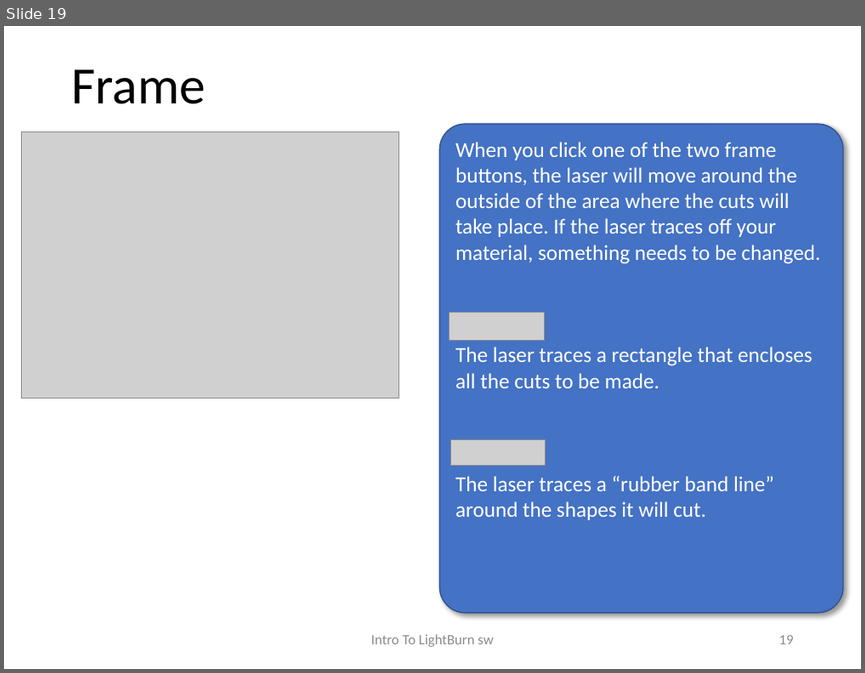
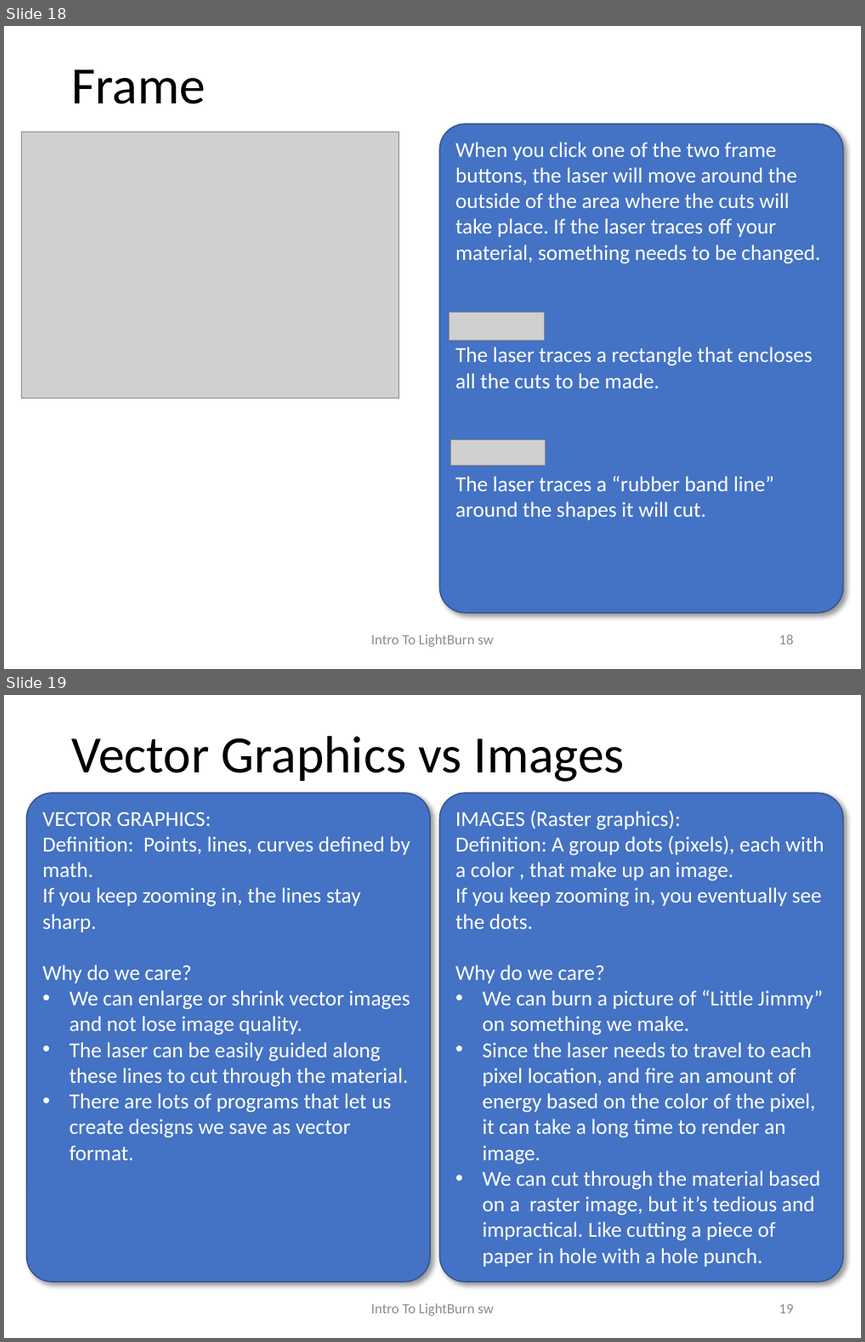
Before and after one commit to BainbridgeArtisanResourceNetwork/ETA-Documents, a slide deck: Intro to LightBurn.pptx. Shown one above the other, each under a label of ours: slide 19 before the commit, slides 18 and 19 after it. The pictures are 865x673 and 865x1342 pixels, drawn with LibreOffice and Linux fonts; fonts in the diff are those of the drawing; grey boxes stand for pictures. Boxes give left, top, right and bottom in pixels: in the first picture for what was removed or moved away, otherwise in the second. Text is boxed around its words. In the diff, an @@ line names an element or a change of style, - is before the commit and + after.

Commit message:
Add files via upload
Added sections on images, dithering, and tracing

```diff
--- a/Intro to LightBurn.pptx
+++ b/Intro to LightBurn.pptx
@@ slide 19 added at (x1=4, y1=695, x2=861, y2=1338), background #FFFFFF @@
@@ title added at (x1=71, y1=736, x2=624, y2=782), 44 pt, text #000000 @@
+Vector Graphics vs Images
@@ rounded rectangle added at (x1=26, y1=793, x2=430, y2=1281), fill #4472C4, outline #325491 1 pt, 18 pt, text #FFFFFF @@
+VECTOR GRAPHICS:
+Definition: Points, lines, curves defined by math.
+If you keep zooming in, the lines stay sharp.
+Why do we care?
+• We can enlarge or shrink vector images and not lose image quality.
+• The laser can be easily guided along these lines to cut through the material.
+• There are lots of programs that let us create designs we save as vector format.
@@ rounded rectangle added at (x1=439, y1=793, x2=843, y2=1281), fill #4472C4, outline #325491 1 pt, 18 pt, text #FFFFFF @@
+IMAGES (Raster graphics):
+Definition: A group dots (pixels), each with a color , that make up an image.
+If you keep zooming in, you eventually see the dots.
+Why do we care?
+• We can burn a picture of “Little Jimmy” on something we make.
+• Since the laser needs to travel to each pixel location, and fire an amount of energy based on the color of the pixel, it can take a long time to render an image.
+• We can cut through the material based on a raster image, but it’s tedious and impractical. Like cutting a piece of paper in hole with a hole punch.
@@ text added at (x1=371, y1=1303, x2=493, y2=1315), 12 pt, text #8C8C8C @@
+Intro To LightBurn sw
@@ page number added at (x1=779, y1=1304, x2=794, y2=1313), 12 pt, text #8C8C8C @@
+19
@@ what was slide 19 is now slide 18 @@
@@ page number at (x1=779, y1=634, x2=794, y2=644): text changed @@
-19
+18
```
Also in this commit, not shown: 1 slide changed, 8 other slides added, 2 slides removed, 1 other file.
